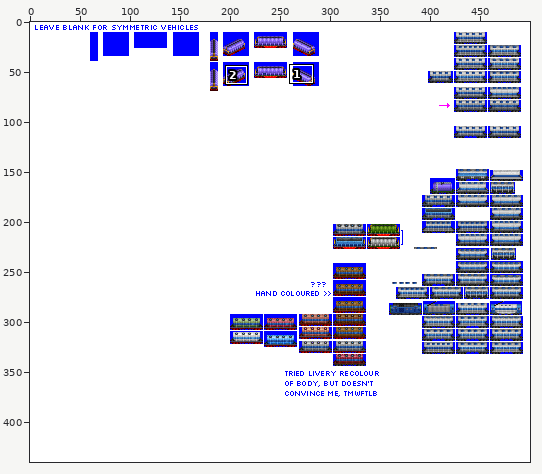
File history of a sprite sheet, src/graphics/pony/covered_hopper_car_pony_gen_5C.png. Above: a wide view before the commit, with the close-up outlined.
Close-up. The starting point:
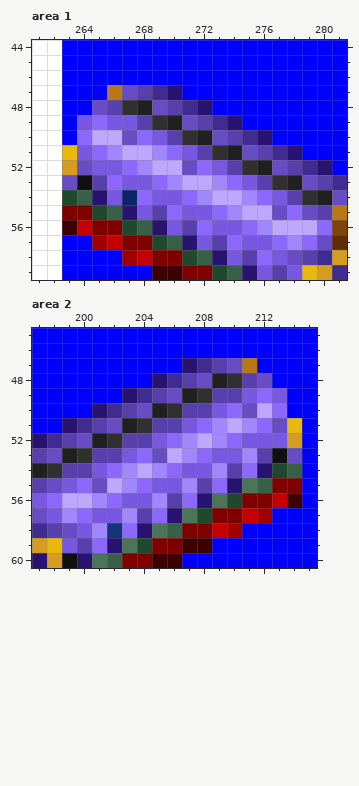
The file is 500x440 pixels. Colours within 5 levels of each other are drawn and written as one. Shown: area 1: x 261..281, y 44..59; area 2: x 197..215, y 45..60. The commit also changed other parts of the picture, which this record leaves out.
Now the later version:
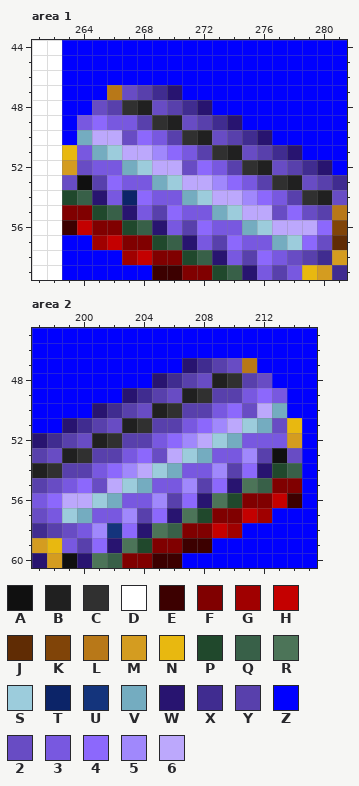
Palette (. is transparent): A #101010  B #202020  C #303030  D #ffffff  E #3c0000  F #800000  G #a00000  H #c40000  J #602c04  K #804408  L #b87818  M #d49c20  N #e8b810  P #20482c  Q #386048  R #4c7458  S #9cccdc  T #0c2468  U #14347c  V #74acc0  W #281470  X #402c90  Y #5840ac  Z #0000ff  2 #684cc4  3 #7858e0  4 #8c68fc  5 #a088fc  6 #bca8fc
From old to new:
{"where": "area 1"}
{"y":50,"x":264,"old":"4","new":"V"}
{"y":51,"x":265,"old":"45","new":"VS"}
{"y":52,"x":267,"old":"45","new":"VS"}
{"y":53,"x":269,"old":"45","new":"VS"}
{"y":54,"x":271,"old":"45","new":"VS"}
{"y":55,"x":273,"old":"45","new":"VS"}
{"y":56,"x":275,"old":"45","new":"VS"}
{"y":57,"x":277,"old":"45","new":"VS"}
{"where": "area 2"}
{"y":50,"x":213,"old":"4","new":"V"}
{"y":51,"x":211,"old":"54","new":"SV"}
{"y":52,"x":209,"old":"54","new":"SV"}
{"y":53,"x":207,"old":"54","new":"SV"}
{"y":54,"x":205,"old":"54","new":"SV"}
{"y":55,"x":203,"old":"54","new":"SV"}
{"y":56,"x":201,"old":"54","new":"SV"}
{"y":57,"x":199,"old":"54","new":"SV"}
